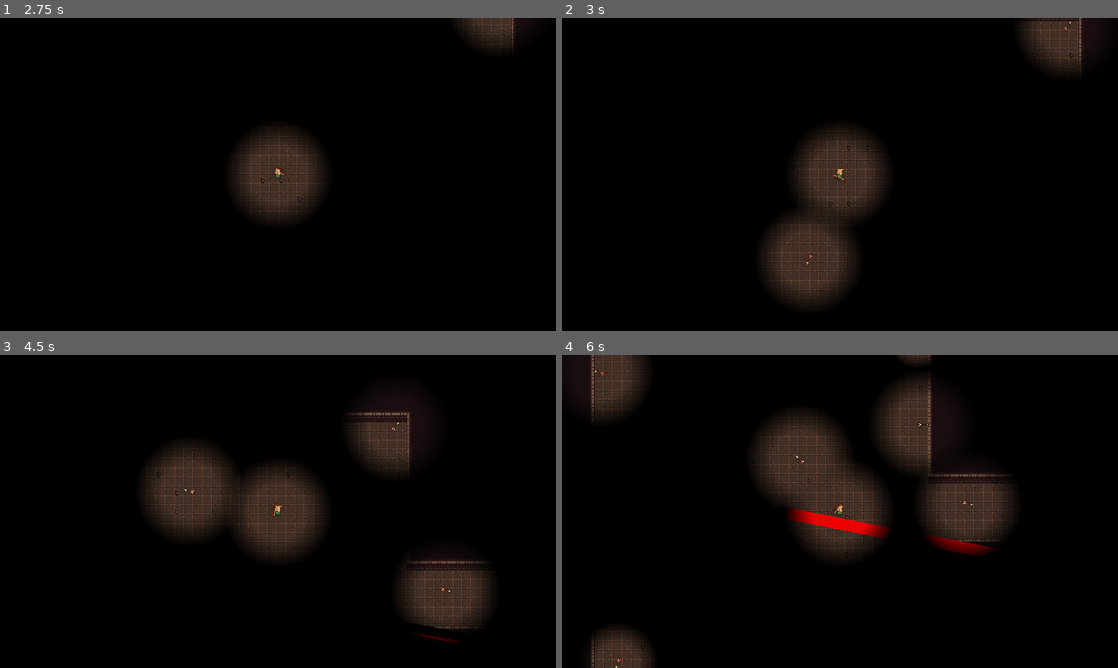
Above: before the commit, frames 1-4 (two rows, left to right).
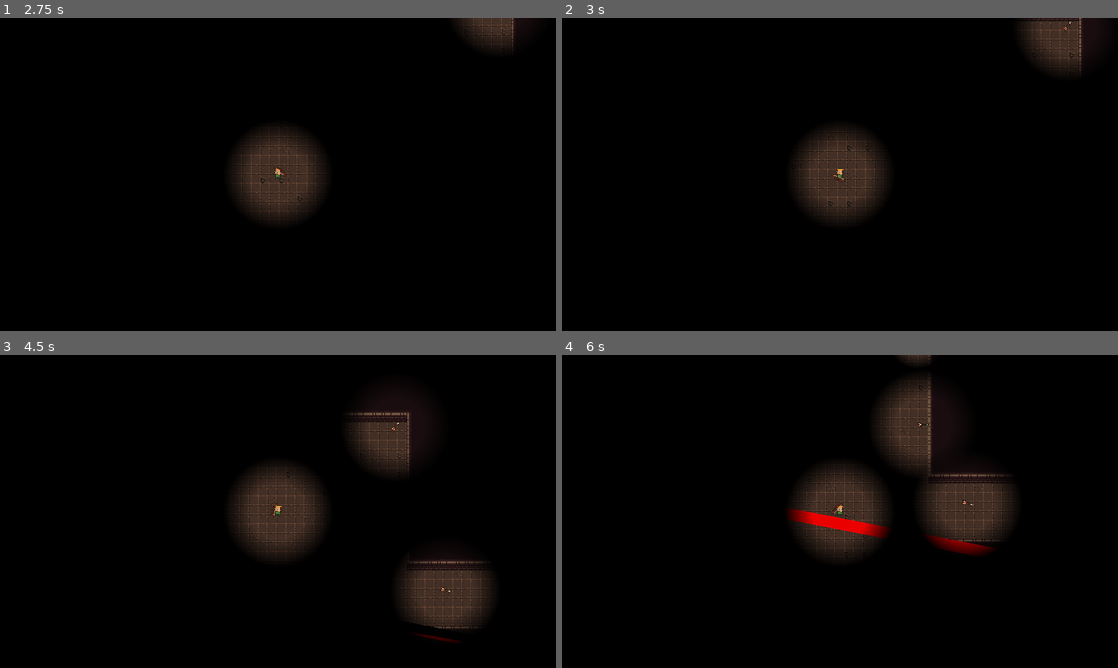
Above: after the commit, the same moments.

Repository: kuma-gee/shadow-edge
Game: Godot game, scene res://src/game.tscn
Same seed, same stepped clock (60 frames per second), same inputs: the game is played once before the commit and once after it.
Inputs (mouse positions are in pixels of both pictures, inside the frame that each line leads up to):
- Up to frame 1 (2.75 s): tap Enter at 0.5, 2 s; move the mouse to (400, 158) at 0.52 s; press the mouse at (400, 158) at 0.53 s; hold A (move_right) 0.53-1.28 s; tap Space at 1.25 s; move the mouse to (166, 190) at 1.27 s; release the mouse at (166, 190) at 1.28 s; hold S (move_down) 1.28-2.03 s; click (166, 190) at 1.35 s; move the mouse to (333, 105) at 2.02 s; press the mouse at (333, 105) at 2.03 s; hold A (move_right) from 2.03 s (still down)
- Up to frame 2 (3 s): move the mouse to (812, 237) at 2.77 s; release A (move_right) at 2.78 s; release the mouse at (812, 237) at 2.78 s; hold W (move_up) from 2.78 s (still down); click (812, 237) at 2.85 s
- Up to frame 3 (4.5 s): move the mouse to (444, 558) at 3.52 s; release W (move_up) at 3.53 s; press the mouse at (444, 558) at 3.53 s; hold D (move_left) from 3.53 s (still down); move the mouse to (111, 464) at 4.27 s; release the mouse at (111, 464) at 4.28 s; click (111, 464) at 4.35 s
- Up to frame 4 (6 s): move the mouse to (867, 511) at 5.02 s; release D (move_left) at 5.03 s; press the mouse at (867, 511) at 5.03 s; hold S (move_down) 5.03-5.78 s; move the mouse to (756, 433) at 5.77 s; release the mouse at (756, 433) at 5.78 s; hold A (move_right) from 5.78 s (still down); click (756, 433) at 5.85 s

Frame 1 is identical in both runs. In frame 2, 3.6% of the frame differs, in the area x 35-54%, y 61-93%; in frame 3, 3.6%; in frame 4, 6.4%, in the area x 1-52%, y 0-100%.

Commit message:
add firerate

Diff:
--- a/src/player/bow.gd
+++ b/src/player/bow.gd
@@ -2,8 +2,20 @@
 
 @export var arrow_scene: PackedScene
 
+@onready var firerate_timer: Timer = $FireRate
+
+var can_fire = true
+
 func fire():
+	if not can_fire: return
+
 	var arrow = arrow_scene.instantiate()
 	arrow.global_rotation = global_rotation
 	arrow.global_position = global_position
 	get_tree().current_scene.add_child(arrow)
+	can_fire = false
+	firerate_timer.start()
+
+
+func _on_fire_rate_timeout():
+	can_fire = true
--- a/src/player/bow.tscn
+++ b/src/player/bow.tscn
@@ -11,3 +11,7 @@
 [node name="Sprite2D" type="Sprite2D" parent="."]
 rotation = -1.5708
 texture = ExtResource("1_ohgio")
+
+[node name="FireRate" type="Timer" parent="."]
+
+[connection signal="timeout" from="FireRate" to="." method="_on_fire_rate_timeout"]
